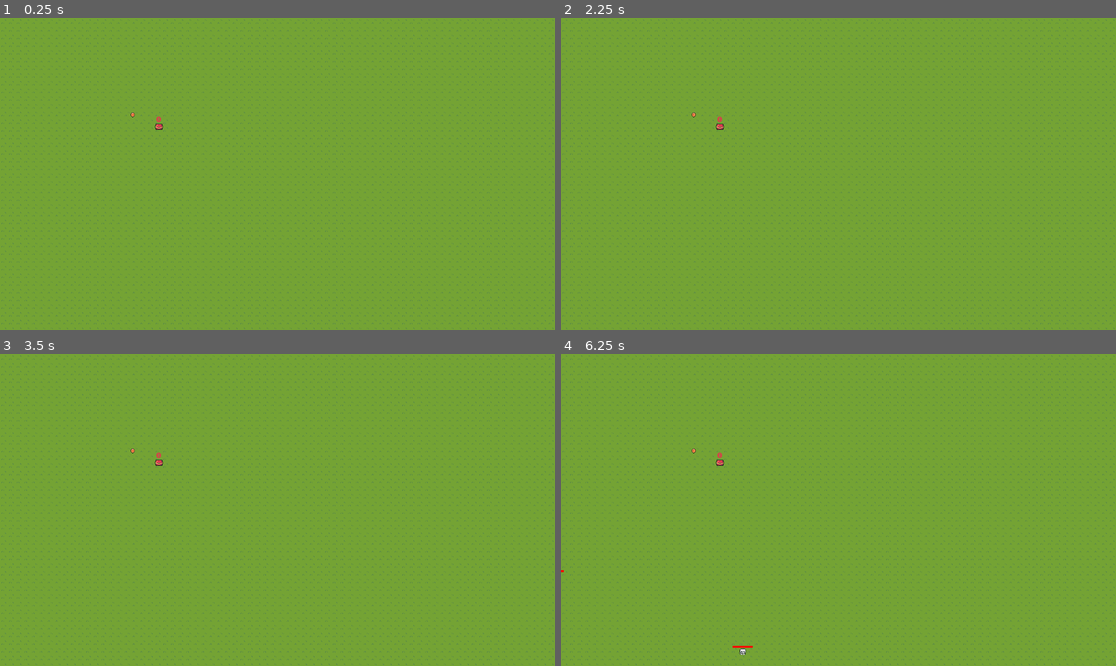
Above: before the commit, frames 1-4 (two rows, left to right).
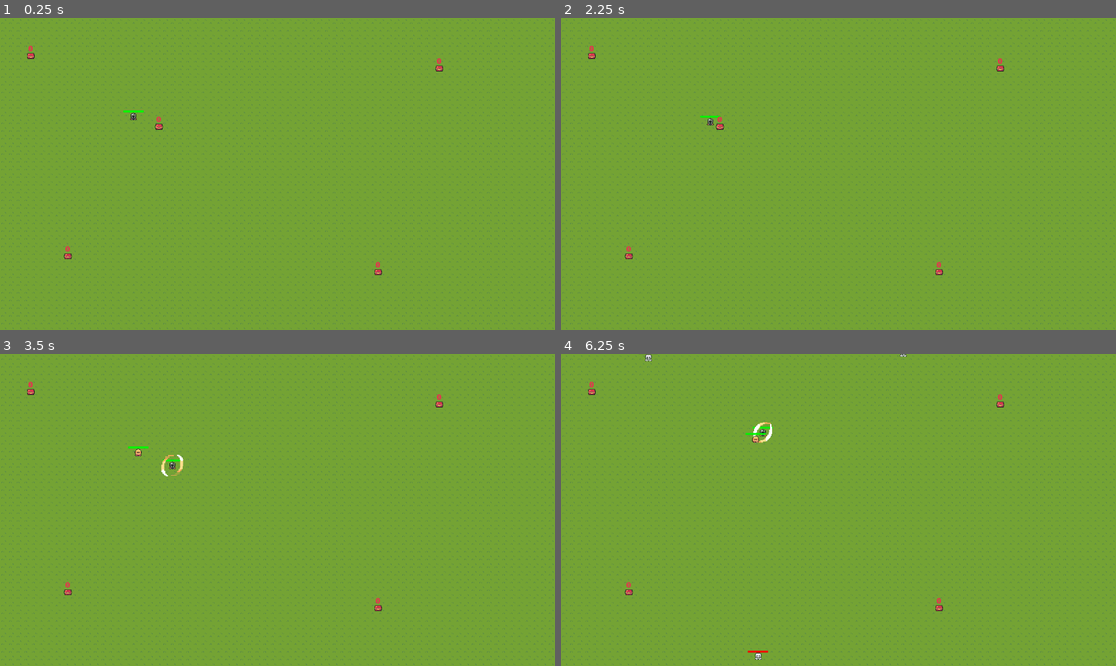
Above: after the commit, the same moments.

Repository: lm98/team-survival
Game: Godot game, scene res://scenes/game.tscn
Same seed, same stepped clock (60 frames per second), same inputs: the game is played once before the commit and once after it.
Inputs (mouse positions are in pixels of both pictures, inside the frame that each line leads up to):
- Up to frame 1 (0.25 s): no input
- Up to frame 2 (2.25 s): tap Enter at 0.5 s; move the mouse to (810, 236) at 0.52 s; tap Space (open_chest) at 0.6, 1.25, 1.55, 2.1 s; move the mouse to (1005, 220) at 1.27 s; click (1005, 220) at 1.35 s; move the mouse to (672, 127) at 2.02 s
- Up to frame 3 (3.5 s): tap Enter at 2.75 s; move the mouse to (305, 510) at 2.77 s; tap Space (open_chest) at 2.85 s
- Up to frame 4 (6.25 s): move the mouse to (755, 432) at 3.52 s; click (755, 432) at 3.6 s; tap Space (open_chest) at 3.8, 4.25, 4.35, 5.1, 6.05 s; move the mouse to (960, 494) at 4.27 s; move the mouse to (727, 525) at 5.02 s; move the mouse to (894, 441) at 5.77 s; click (894, 441) at 5.85 s

The runs differ from the first frame. In frame 1, 0.2% of the frame differs, in the area x 4-80%, y 8-83%; in frame 2, 0.2%; in frame 3, 0.4%; in frame 4, 0.5%, in the area x 0-80%, y 0-98%.
Error before the commit: Invalid access to property or key 'size' on a base object of type 'Dictionary'. (res://scripts/player/player_team.gd:32)

Commit message:
feat: add player spawning

Diff:
--- a/scenes/enemy/skeleton.tscn
+++ b/scenes/enemy/skeleton.tscn
@@ -74,6 +74,7 @@
 
 [node name="HurtBox" parent="HealthComponent" index="0"]
 collision_layer = 4
+iframes = 1.0
 
 [node name="CollisionShape2D" parent="HealthComponent/HurtBox" index="0"]
 position = Vector2(0, 8)
--- a/scenes/game.tscn
+++ b/scenes/game.tscn
@@ -477,10 +477,10 @@
 [sub_resource type="Resource" id="Resource_u3ee6"]
 script = ExtResource("5_rwukp")
 time_start = 0
-time_end = 10
+time_end = 60
 enemy_res = ExtResource("3_0e35p")
-enemy_number = 4
-spawn_delay = 1
+enemy_number = 3
+spawn_delay = 2
 
 [node name="Game" type="Node"]
 
@@ -507,6 +507,22 @@
 
 [node name="Chest" parent="." instance=ExtResource("10_ell8b")]
 position = Vector2(330, 225)
-chest_type = null
+chest_type = 0
+
+[node name="Chest2" parent="." instance=ExtResource("10_ell8b")]
+position = Vector2(141, 494)
+chest_type = 0
+
+[node name="Chest3" parent="." instance=ExtResource("10_ell8b")]
+position = Vector2(912, 104)
+chest_type = 0
+
+[node name="Chest4" parent="." instance=ExtResource("10_ell8b")]
+position = Vector2(785, 527)
+chest_type = 0
+
+[node name="Chest5" parent="." instance=ExtResource("10_ell8b")]
+position = Vector2(64, 78)
+chest_type = 0
 
 [editable path="EnemySpawner"]
--- a/scripts/player/player_team.gd
+++ b/scripts/player/player_team.gd
@@ -9,32 +9,41 @@
 }
 
 var members: Dictionary = {}
+var spawn_map: Dictionary = {}
 
 func get_members() -> Dictionary:
 	return members.duplicate()
 
 func add_member(member: TeamMember) -> bool:
 	if members.size() < spawn_points.size():
-		members[members.size()] = member
+		var sp: Node2D = spawn_points[members.size()]
+		members[sp] = member
 		return true
 	else:
 		return false
 
-func remove_member_by_index(index: int) -> bool:
-	return members.erase(index)
+func remove_member_by_spawn_pont(sp: Node2D) -> bool:
+	spawn_map[sp] = false
+	return members.erase(sp)
 
 func remove_member(member: TeamMember):
-	var index = members.find_key(member)
-	if index != null:
-		remove_member_by_index(index)
+	var sp = members.find_key(member)
+	if sp != null:
+		remove_member_by_spawn_pont(sp)
 
 func spawn_new_member(member_res: Resource, spawn_point: Node2D):
-	if members.size >= spawn_points.size(): return
+	if members.size() >= spawn_points.size(): return
 	var member = member_res.instantiate()
-	member.global_position = spawn_point.global_position
+	member.global_position = spawn_point.position
 	member.connect("member_died", on_member_death)
+	spawn_map[spawn_point] = true
 	add_child(member)
 	add_member(member)
+
+func spawn(member_res: Resource):
+	var sp = spawn_map.find_key(false)
+	if sp == null: return
+	spawn_new_member(member_res, sp)
 
 func create_test_team():
 	var member_prefabs = team_members.values()
@@ -44,7 +53,10 @@
 		spawn_new_member(member, sp)
 
 func _ready():
-	create_test_team()
+	for sp in spawn_points:
+		spawn_map[sp] = false
+	#create_test_team()
+	spawn_new_member(team_members.values().pick_random(), spawn_points[0])
 
 func _physics_process(_delta: float):
 	if Input.is_action_just_pressed("left_mouse_click"):
@@ -63,3 +75,4 @@
 
 func on_chest_open(member: String) -> void:
 	print("Adding " + member)
+	spawn(team_members[member])
